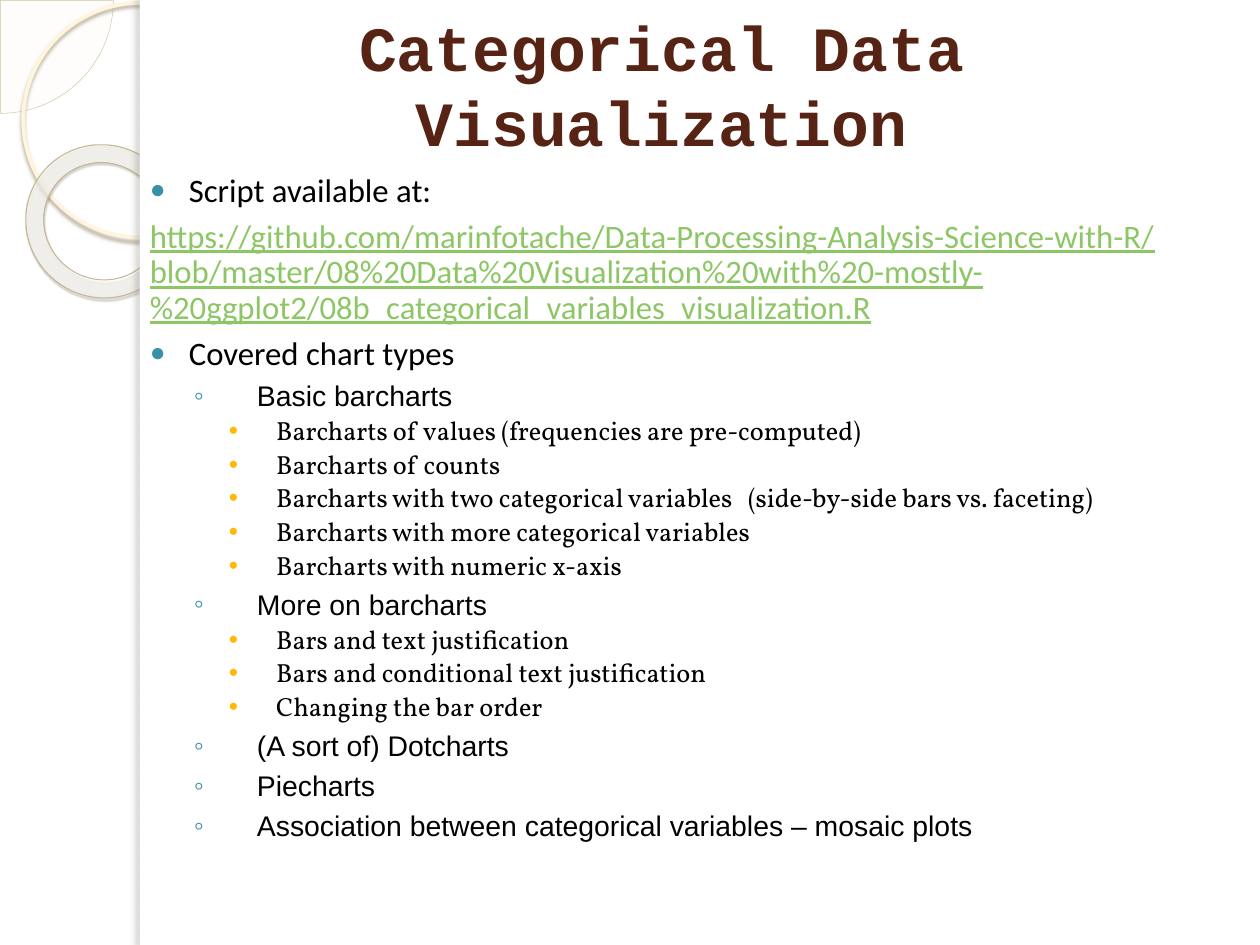
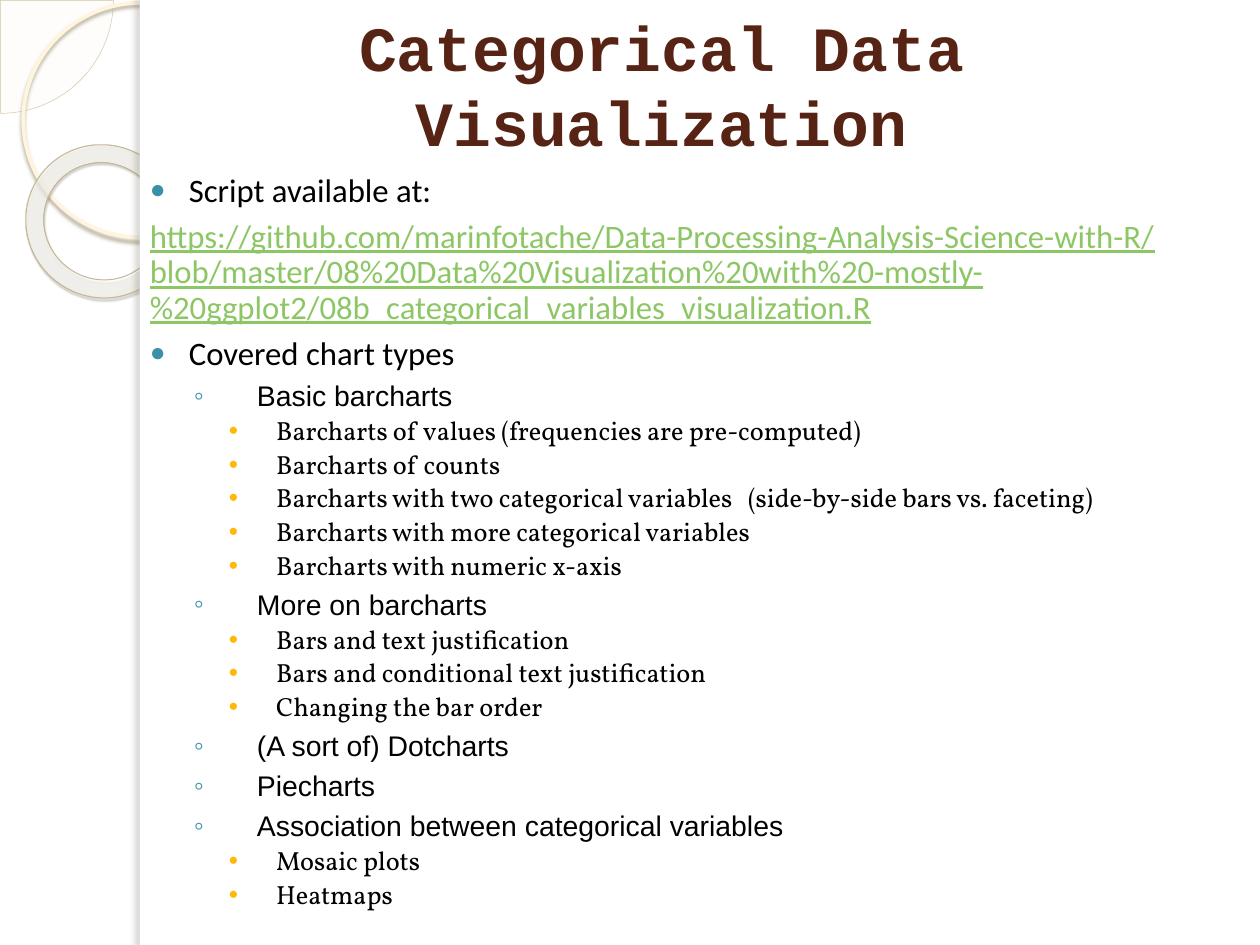
Before and after one commit to marinfotache/Data-Processing-Analysis-Science-with-R, a slide deck: slide 6 of 08 Data Visualization with -mostly- ggplot2/08_ggplot2.pptx. Drawn at 1260x945 pixels with LibreOffice and Linux fonts; fonts in the diff are those of the drawing; background and template pictures are left out. Boxes give left, top, right and bottom in pixels: in the first picture for what was removed or moved away, otherwise in the second. Text is boxed around its words. In the diff, an @@ line names an element or a change of style, - is before the commit and + after.

```diff
--- a/08 Data Visualization with -mostly- ggplot2/08_ggplot2.pptx
+++ b/08 Data Visualization with -mostly- ggplot2/08_ggplot2.pptx
@@ text at <box>257,815,783,911</box>: text changed @@
-  ◦ Association between categorical variables – mosaic plots
+  ◦ Association between categorical variables
+    • Mosaic plots
+    • Heatmaps
```
Also in this commit, not shown: 1 other slide changed, 1 other file.
